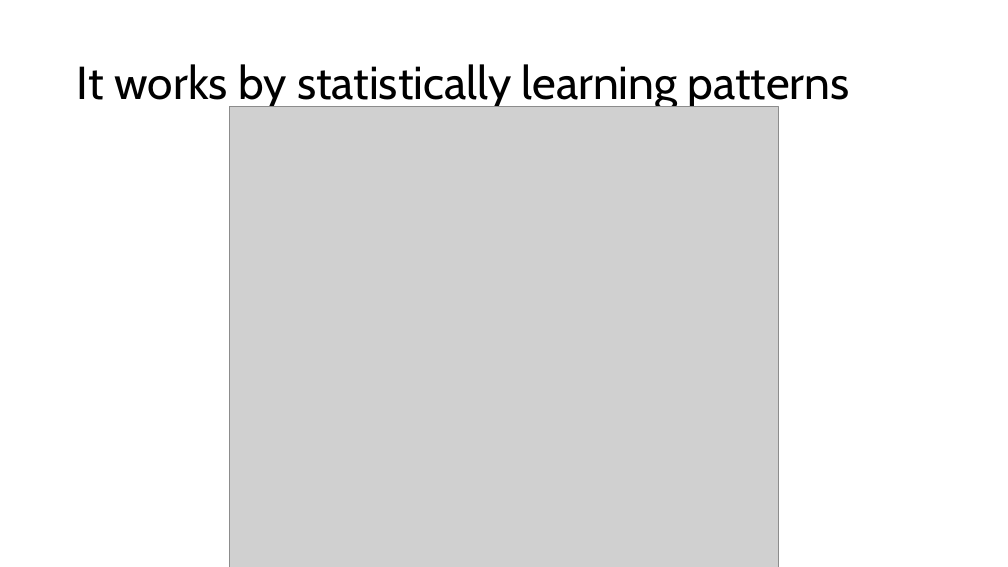
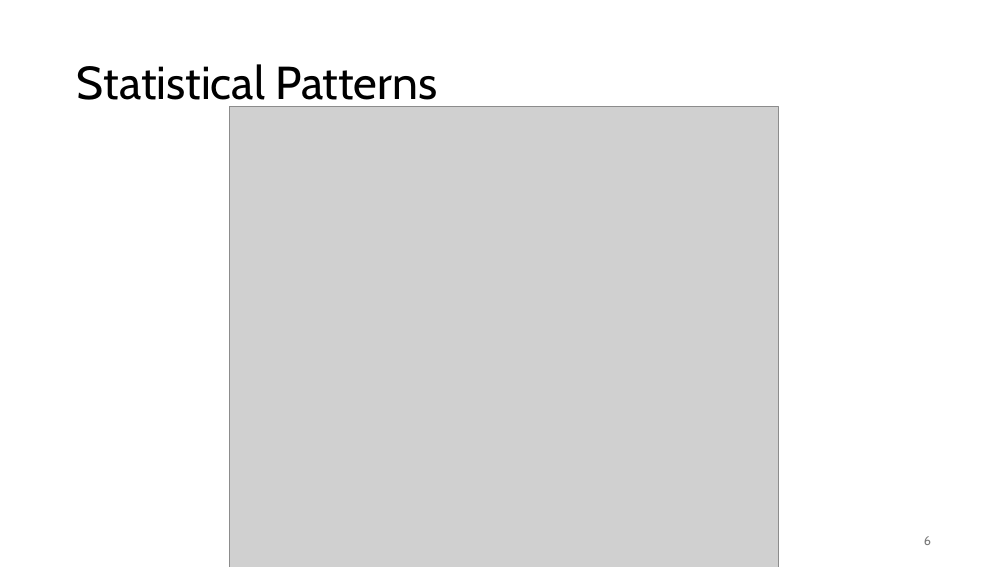
Before and after one commit to FelixWick/data_science, a slide deck: slide 6 of slides/9_time_series.pptx (slide 7 before the commit). Drawn at 1008x567 pixels with LibreOffice and Linux fonts; fonts in the diff are those of the drawing; grey boxes stand for pictures. Boxes give left, top, right and bottom in pixels: in the first picture for what was removed or moved away, otherwise in the second. Text is boxed around its words. In the diff, an @@ line names an element or a change of style, - is before the commit and + after.

```diff
--- a/slides/9_time_series.pptx
+++ b/slides/9_time_series.pptx
@@ title at [77, 64, 437, 110]: text changed @@
-It works by statistically learning patterns
+Statistical Patterns
@@ page number added at [924, 536, 931, 545], 12 pt, text #797979 @@
+6
```
Also in this commit, not shown: 20 other slides changed, 4 slides added, 7 slides removed, 2 other files.
